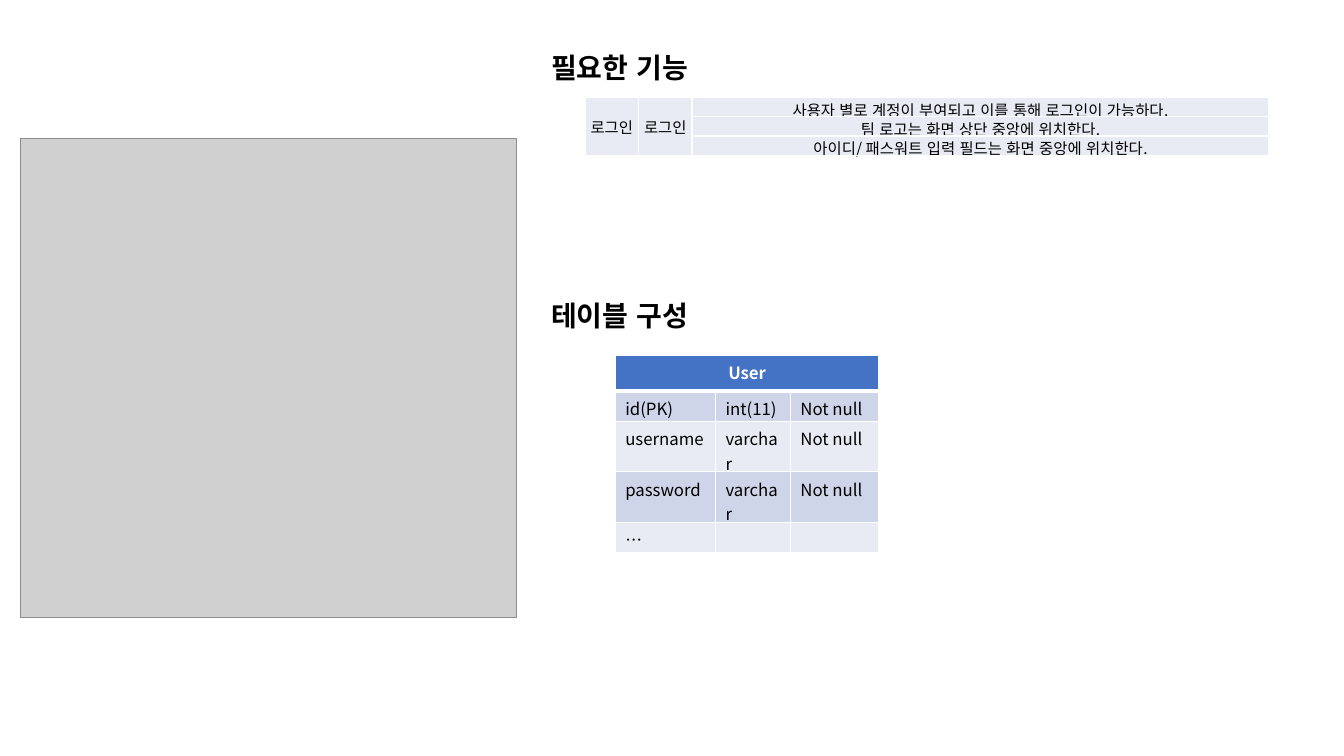
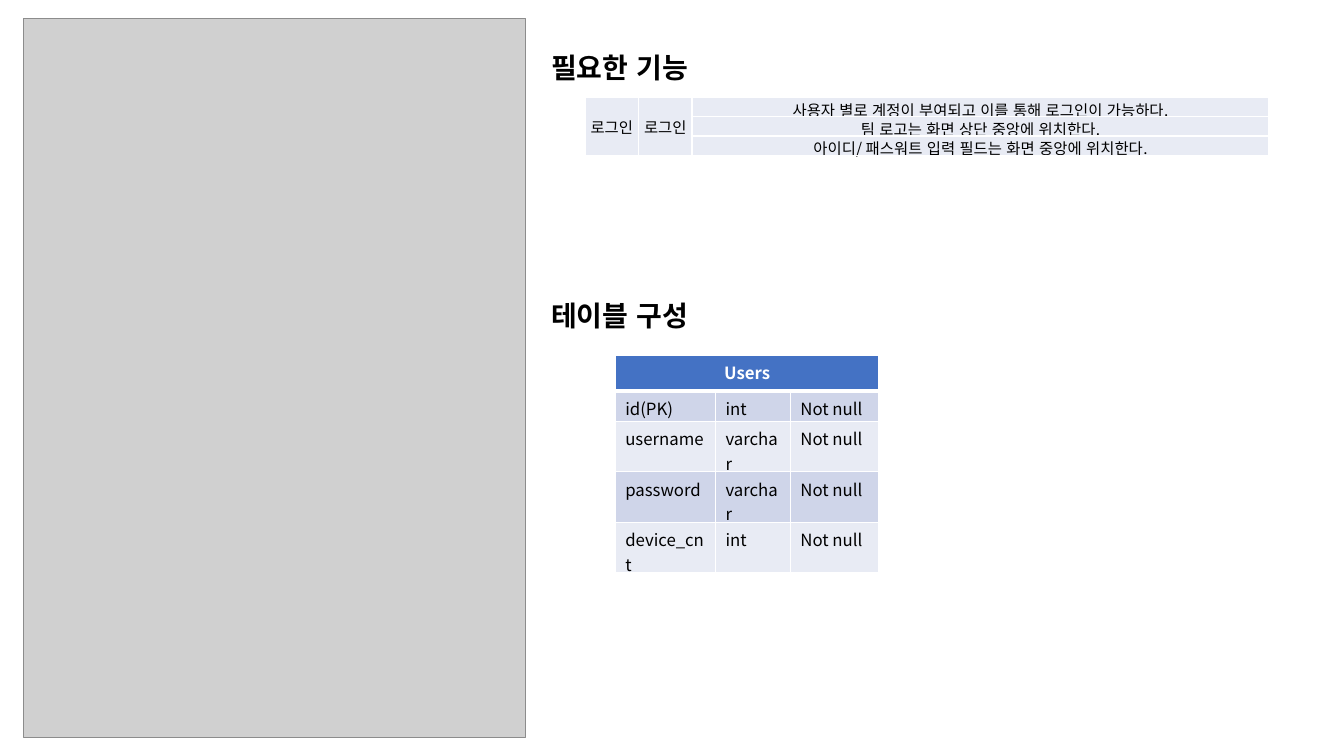
Before and after one commit to PestPlan/document, a slide deck: slide 3 of database/클라이언트 디비 계획서 (20.08.23).pptx (slide 2 before the commit). Drawn at 1344x756 pixels with LibreOffice and Linux fonts; fonts in the diff are those of the drawing; grey boxes stand for pictures. Boxes give left, top, right and bottom in pixels: in the first picture for what was removed or moved away, otherwise in the second. Text is boxed around its words. In the diff, an @@ line names an element or a change of style, - is before the commit and + after.

```diff
--- a/database/클라이언트 디비 계획서 (20.08.23).pptx
+++ b/database/클라이언트 디비 계획서 (20.08.23).pptx
@@ picture: place and size @@
-picture at (21,139,517,618)
+picture at (24,18,526,737)
@@ table at (615,356,878,553) @@
-row 1, column 1: User
+row 1, column 1: Users
-row 2, column 2: int(11)
+row 2, column 2: int
-row 5: … |  | 
+row 5: device_cnt | int | Not null
```
Also in this commit, not shown: 1 other slide changed, 1 slide added, 20 other files.
